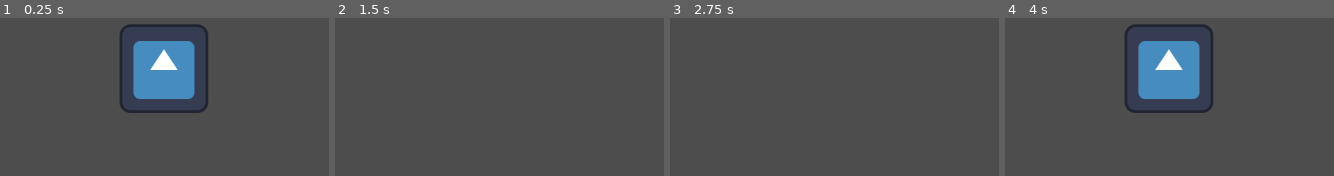
Above: before the commit, frames 1-4 (left to right).
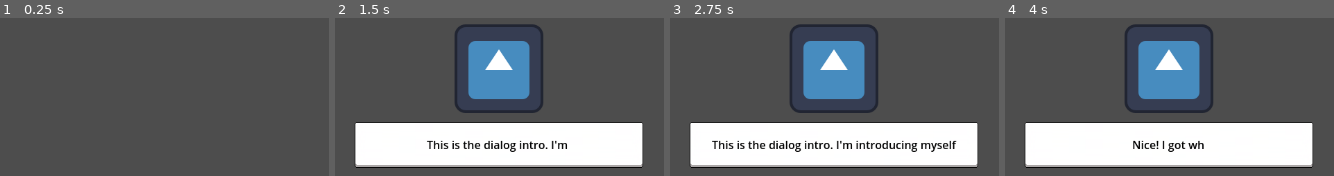
Above: after the commit, the same moments.

Repository: uGustaHd/CafeGJProject
Game: Godot game, scene res://Scenes/main.tscn
The game is run twice, just before and just after one commit, with the same random seed, the same clock (stepped at 60 frames per second) and the same inputs. The engine's default icon, where the game draws it, is replaced by a stand-in: a white triangle on a blue panel in a dark square.
Inputs:
- Up to frame 1 (0.25 s): no input
- Up to frame 2 (1.5 s): tap Enter (ui_accept) at 0.5, 1.35 s; hold Up (ui_up) 0.53-1.28 s; hold Enter (ui_accept) 0.53-1.28 s; hold Down (ui_down) from 1.28 s (still down)
- Up to frame 3 (2.75 s): tap Enter (ui_accept) at 1.52, 1.82, 2 s; release Down (ui_down) at 2.03 s; hold Up (ui_up) from 2.03 s (still down); hold Enter (ui_accept) from 2.03 s (still down)
- Up to frame 4 (4 s): release Enter (ui_accept) at 2.78 s; tap Enter (ui_accept) at 2.85, 3.02, 3.32 s; release Up (ui_up) at 3.53 s; hold Down (ui_down) from 3.53 s (still down); hold Enter (ui_accept) from 3.53 s (still down)

The runs differ from the first frame. In frame 1, 8.7% of the frame differs, in the area x 36-64%, y 3-61%; in frame 2, 34%, in the area x 6-94%, y 3-95%; in frame 3, 34%; in frame 4, 25%.
Error after the commit: Invalid access to property or key 'dialog_finished' on a base object of type 'Nil'. (res://Scripts/Customers/Customer.gd:63)

Commit message:
Complete customer request and dialog system

Diff:
--- a/Resources/Custumers/villager_01.tres
+++ b/Resources/Custumers/villager_01.tres
@@ -21,9 +21,9 @@
 can_be_killed = true
 joy_on_kill = -10.0
 anguish_on_kill = 20.0
-dialog_intro = "Hey!"
-dialog_success = "Thanks!"
-dialog_fail = ":("
-dialog_kill = "I'm dead :("
+dialog_intro = Array[String](["This is the dialog intro. I'm introducing myself"])
+dialog_success = Array[String](["Nice! I got what I want!"])
+dialog_fail = Array[String](["No!!!! I don't need this, why are you giving me this?"])
+dialog_kill = Array[String](["I'm dead :("])
 spawn_weight = 10
 max_simultaneous = 2
--- a/Scenes/Customers/Customer.tscn
+++ b/Scenes/Customers/Customer.tscn
@@ -1,10 +1,36 @@
-[gd_scene load_steps=3 format=3 uid="uid://ucuv03tdxv54"]
+[gd_scene load_steps=4 format=3 uid="uid://ucuv03tdxv54"]
 
 [ext_resource type="Script" uid="uid://dkow2xel27at7" path="res://Scripts/Customers/customer.gd" id="1_3x0r2"]
 [ext_resource type="Resource" uid="uid://cy20xvr7sjw4w" path="res://Resources/Custumers/villager_01.tres" id="2_d3c6d"]
+[ext_resource type="Texture2D" uid="uid://dujo8nisl024s" path="res://Assets/Sprites/TextBox/TextBoxPlaceholder.png" id="3_berbd"]
 
 [node name="Customer" type="Node2D"]
 script = ExtResource("1_3x0r2")
 customer_data = ExtResource("2_d3c6d")
 
 [node name="Sprite2D" type="Sprite2D" parent="."]
+
+[node name="RequestBox" type="MarginContainer" parent="."]
+offset_right = 32.0
+offset_bottom = 32.0
+
+[node name="BGRequestBox" type="NinePatchRect" parent="RequestBox"]
+layout_mode = 2
+texture = ExtResource("3_berbd")
+patch_margin_left = 16
+patch_margin_top = 16
+patch_margin_right = 16
+patch_margin_bottom = 16
+
+[node name="TextBox" type="MarginContainer" parent="RequestBox"]
+layout_mode = 2
+theme_override_constants/margin_left = 8
+theme_override_constants/margin_top = 8
+theme_override_constants/margin_right = 8
+theme_override_constants/margin_bottom = 8
+
+[node name="RequestText" type="Label" parent="RequestBox/TextBox"]
+custom_minimum_size = Vector2(48, 48)
+layout_mode = 2
+theme_override_colors/font_color = Color(0, 0, 0, 1)
+vertical_alignment = 1
--- a/Scenes/Customers/customer_manager.tscn
+++ b/Scenes/Customers/customer_manager.tscn
@@ -1,6 +1,6 @@
 [gd_scene load_steps=2 format=3 uid="uid://df1d5o4oc5m1e"]
 
-[ext_resource type="Script" uid="uid://dv334d2gisrpa" path="res://customer_manager.gd" id="1_rmo1i"]
+[ext_resource type="Script" uid="uid://dv334d2gisrpa" path="res://Scripts/Customers/customer_manager.gd" id="1_rmo1i"]
 
 [node name="Customer Manager" type="Node2D"]
 script = ExtResource("1_rmo1i")
--- /dev/null
+++ b/Scenes/TextBox/dialog_box.tscn
@@ -0,0 +1,44 @@
+[gd_scene load_steps=3 format=3 uid="uid://cr434bu3oqr5a"]
+
+[ext_resource type="Script" uid="uid://b8dasuuw3hg2w" path="res://Scripts/Textbox/dialog_box.gd" id="1_ltolo"]
+[ext_resource type="Texture2D" uid="uid://dujo8nisl024s" path="res://Assets/Sprites/TextBox/TextBoxPlaceholder.png" id="2_34pgn"]
+
+[node name="DialogBox" type="MarginContainer"]
+process_mode = 3
+anchors_preset = -1
+anchor_left = 0.483
+anchor_top = 0.469
+anchor_right = 0.51500005
+anchor_bottom = 0.531
+offset_left = -0.41601563
+offset_top = 0.08798218
+offset_right = 2.7199707
+offset_bottom = -0.088012695
+grow_horizontal = 2
+grow_vertical = 2
+size_flags_horizontal = 4
+size_flags_vertical = 4
+script = ExtResource("1_ltolo")
+
+[node name="BGDialogBox" type="NinePatchRect" parent="."]
+layout_mode = 2
+texture = ExtResource("2_34pgn")
+patch_margin_left = 16
+patch_margin_top = 16
+patch_margin_right = 16
+patch_margin_bottom = 16
+
+[node name="TextContainer" type="MarginContainer" parent="."]
+layout_mode = 2
+theme_override_constants/margin_left = 8
+theme_override_constants/margin_top = 8
+theme_override_constants/margin_right = 8
+theme_override_constants/margin_bottom = 8
+
+[node name="TextLabel" type="Label" parent="TextContainer"]
+custom_minimum_size = Vector2(400, 50)
+layout_mode = 2
+theme_override_colors/font_color = Color(0, 0, 0, 1)
+horizontal_alignment = 1
+vertical_alignment = 1
+autowrap_mode = 2
--- /dev/null
+++ b/Scenes/TextBox/dialog_manager.tscn
@@ -0,0 +1,8 @@
+[gd_scene load_steps=3 format=3 uid="uid://blt27meucnxsb"]
+
+[ext_resource type="Script" uid="uid://cr5ibo57vihfp" path="res://Scripts/Textbox/dialog_manager.gd" id="1_qpoh5"]
+[ext_resource type="PackedScene" uid="uid://cr434bu3oqr5a" path="res://Scenes/TextBox/dialog_box.tscn" id="2_q6apx"]
+
+[node name="DialogManager" type="Node"]
+script = ExtResource("1_qpoh5")
+dialog_scene = ExtResource("2_q6apx")
--- a/Scenes/global.tscn
+++ b/Scenes/global.tscn
@@ -1,6 +1,6 @@
 [gd_scene load_steps=2 format=3 uid="uid://d23k8nbimijr6"]
 
-[ext_resource type="Script" uid="uid://dh60id4j22jyc" path="res://global.gd" id="1_koean"]
+[ext_resource type="Script" uid="uid://dh60id4j22jyc" path="res://Scripts/global.gd" id="1_koean"]
 
 [node name="Global" type="Node"]
 script = ExtResource("1_koean")
--- a/Scenes/main.tscn
+++ b/Scenes/main.tscn
@@ -1,9 +1,9 @@
 [gd_scene load_steps=5 format=3 uid="uid://bdqjd2ergavof"]
 
-[ext_resource type="Script" uid="uid://dbtic8k4hhs0a" path="res://Scenes/main.gd" id="1_8gbba"]
+[ext_resource type="Script" uid="uid://dbtic8k4hhs0a" path="res://Scripts/main.gd" id="1_8gbba"]
 [ext_resource type="PackedScene" uid="uid://df1d5o4oc5m1e" path="res://Scenes/Customers/customer_manager.tscn" id="1_jjgbg"]
 [ext_resource type="PackedScene" uid="uid://ucuv03tdxv54" path="res://Scenes/Customers/customer.tscn" id="2_bo1nx"]
-[ext_resource type="Script" uid="uid://ciewvhcpryhfs" path="res://Scenes/card_manager.gd" id="4_jjvhh"]
+[ext_resource type="Script" uid="uid://ciewvhcpryhfs" path="res://Scripts/Cards/card_manager.gd" id="4_jjvhh"]
 
 [node name="Main" type="Node2D"]
 script = ExtResource("1_8gbba")
--- a/Scenes/card_manager.gd
+++ b/Scripts/Cards/card_manager.gd
@@ -9,7 +9,7 @@
 			"Red"  : 1
 		}
 		deliver_cards(card_dict)
-		print("- Deliver ui_up")
+		print("Input emulateded: \n1x Blue\n2x Green\n1x Red")
 	elif Input.is_action_just_pressed("ui_down"):
 		var card_dict = {
 			"Blue": 1,
@@ -17,7 +17,7 @@
 			"Red"  : 2
 		}
 		deliver_cards(card_dict)
-		print("- Deliver ui_down")
+		print("Input emulateded: \n1x Blue\n1x Green\n2x Red")
 signal item_delivered(card_dict: Dictionary)
 func deliver_cards(card_dict: Dictionary):
 	emit_signal("item_delivered", card_dict)
--- a/Scripts/Customers/Customer.gd
+++ b/Scripts/Customers/Customer.gd
@@ -2,30 +2,36 @@
 
 @export var customer_data: CustomerData
 var current_request: Dictionary
+var dialog_offset: Vector2 = Vector2(0,110)
+var request_text: String
+@onready var request_box = $RequestBox
 
-signal finished()
+signal finished
 signal died
 
 func setup():
 	if customer_data != null:
 		$Sprite2D.texture = customer_data.sprite
 		current_request = customer_data.possible_requests.pick_random()
-
+		request_text = "I want \n" + str(current_request.get("Blue")) + "x Blue\n" +  str(current_request.get("Green")) + "x Green\n" + str(current_request.get("Red")) + "x Red"
+		request_box.visible = false
+		request_box.position = position + Vector2(100,-50)
 	else:
 		print("No CustomerData")
 
 func _ready() -> void:
 	setup()
+	print("\nCustomer Appeared")
 
 	#TO-DO Connect a signal with the potion that the player gave to the NPC
 	var card_manager = get_tree().current_scene.get_node("CardManager")
 	card_manager.connect("item_delivered", Callable(self, "_on_cards_delivered"))
 
-	#TO-DO Shows dialog box with dialog intro
-	print(customer_data.dialog_intro)
-
-	#TO-DO Shows dialog box with request
-	print("I want \n" + str(current_request.get("Green")) + "x Green\n" + str(current_request.get("Red")) + "x Red\n" + str(current_request.get("Blue")) + "x Blue")
+	await get_tree().process_frame
+	var dialog = DialogManager.start_dialog(customer_data.dialog_intro, global_position + dialog_offset)
+	await dialog.dialog_finished
+	request_box.visible = true
+	_type_request(request_text)
 
 #Signal
 func _on_cards_delivered(card_dict: Dictionary) -> void:
@@ -45,12 +51,21 @@
 	Global.joy += customer_data.joy_on_success
 	Global.anguish += customer_data.anguish_on_success
 	Global.gold += customer_data.gold_reward
-	emit_signal("finished")
-	#TO-DO Show dialog box with success dialog
-	print(customer_data.dialog_success)
+	var dialog = DialogManager.start_dialog(customer_data.dialog_success, global_position + dialog_offset)
+	request_box.visible = false
+	dialog.dialog_finished.connect(Callable(self, "_on_dialog_finished"))
+
 func on_request_fail():
 	Global.joy += customer_data.joy_on_fail
 	Global.anguish += customer_data.anguish_on_fail
+	var dialog = DialogManager.start_dialog(customer_data.dialog_fail, global_position + dialog_offset)
+	request_box.visible = false
+	dialog.dialog_finished.connect(Callable(self, "_on_dialog_finished"))
+
+func _on_dialog_finished():
 	emit_signal("finished")
-	#TO-DO Show dialog box with fail dialog
-	print(customer_data.dialog_fail)
+
+func _type_request(text: String):
+	for i in range(text.length()):
+		$RequestBox/TextBox/RequestText.text += text[i]
+		await get_tree().create_timer(0.05).timeout
--- a/Scripts/Customers/customer_data.gd
+++ b/Scripts/Customers/customer_data.gd
@@ -31,10 +31,10 @@
 @export var anguish_on_kill : float
 
 @export_group("Dialogs")
-@export var dialog_intro  : String
-@export var dialog_success : String
-@export var dialog_fail   : String
-@export var dialog_kill   : String
+@export var dialog_intro   : Array[String]
+@export var dialog_success : Array[String]
+@export var dialog_fail    : Array[String]
+@export var dialog_kill    : Array[String]
 
 @export_group("Spawn Rules")
 @export var spawn_weight      : int # Relative chance of this customer being selected during spawn
--- /dev/null
+++ b/Scripts/Textbox/dialog_box.gd
@@ -0,0 +1,61 @@
+extends MarginContainer
+
+signal dialog_finished()
+
+var text_to_display: Array[String] = []
+var current_index: int = 0
+var typing_speed: float = 0.03
+var is_typing: bool = false
+
+@onready var text_label: Label = $TextContainer/TextLabel
+@onready var tween: Tween = get_tree().create_tween()
+
+func _ready() -> void:
+
+	pivot_offset = size/2
+	self.scale = Vector2.ZERO
+
+
+	tween.tween_property(self, "scale", Vector2.ONE, 0.3).set_trans(Tween.TRANS_BACK)
+
+	if text_to_display.size() > 0:
+		show_text()
+
+func show_text():
+	if current_index < text_to_display.size():
+		is_typing = true
+		text_label.text = ""
+		_type_text(text_to_display[current_index])
+	else:
+		_close_dialog()
+
+func _type_text(text: String):
+	for i in range(text.length()):
+		text_label.text += text[i]
+		await get_tree().create_timer(typing_speed).timeout
+
+	is_typing = false
+	get_tree().paused = true
+
+func _close_dialog():
+	is_typing = true
+	tween = get_tree().create_tween()
+	tween.tween_property(self, "scale", Vector2.ZERO, 0.3).set_trans(Tween.TRANS_BACK)
+	await tween.finished
+	dialog_finished.emit()
+	queue_free()
+
+
+func _unhandled_input(event: InputEvent) -> void:
+	if event.is_action_pressed("ui_accept") && !is_typing:
+		if is_typing:
+			text_label.text = text_to_display[current_index]
+			is_typing = false
+
+		else:
+			if current_index + 1 < text_to_display.size():
+				current_index += 1
+				show_text()
+			else :
+				get_tree().paused = false
+				_close_dialog()
--- /dev/null
+++ b/Scripts/Textbox/dialog_manager.gd
@@ -0,0 +1,30 @@
+extends Node
+
+@export var dialog_scene: PackedScene
+var dialog_box = null
+var is_showing_dialog: bool = false
+
+func start_dialog(text: Array[String], dialog_position: Vector2):
+
+	if is_showing_dialog:
+		return null
+
+	if dialog_scene:
+		dialog_box = dialog_scene.instantiate()
+		get_tree().current_scene.add_child(dialog_box)
+
+		dialog_box.text_to_display = text
+		dialog_box.global_position = dialog_position
+		dialog_box.show_text()
+		is_showing_dialog = true
+
+		dialog_box.dialog_finished.connect(_on_dialog_finished)
+		return dialog_box
+
+	return null
+
+func _on_dialog_finished():
+	is_showing_dialog = false
+	#if dialog_box:
+	#dialog_box.queue_free()
+	dialog_box = null
--- a/Scenes/main.gd
+++ b/Scripts/main.gd
@@ -1,4 +1,5 @@
 extends Node2D
 
 func _ready() -> void:
+	await get_tree().create_timer(0.5).timeout
 	$CustomerManager.spawn_customer()
--- a/project.godot
+++ b/project.godot
@@ -17,9 +17,11 @@
 
 [autoload]
 
-Global="*res://global.gd"
+Global="*res://Scripts/global.gd"
+DialogManager="*res://Scenes/TextBox/dialog_manager.tscn"
 
 [rendering]
 
+textures/canvas_textures/default_texture_filter=0
 renderer/rendering_method="gl_compatibility"
 renderer/rendering_method.mobile="gl_compatibility"
Binary file added: Assets/Sprites/TextBox/TextBoxPlaceholder.png
Not shown, added: Assets/Sprites/TextBox/TextBoxPlaceholder.png.import
Renamed: Scenes/card_manager.gd.uid -> Scripts/Cards/card_manager.gd.uid
Renamed: customer_manager.gd -> Scripts/Customers/customer_manager.gd
Renamed: customer_manager.gd.uid -> Scripts/Customers/customer_manager.gd.uid
Not shown, added: Scripts/Textbox/dialog_box.gd.uid
Not shown, added: Scripts/Textbox/dialog_manager.gd.uid
Renamed: global.gd -> Scripts/global.gd
Renamed: global.gd.uid -> Scripts/global.gd.uid
Renamed: Scenes/main.gd.uid -> Scripts/main.gd.uid
